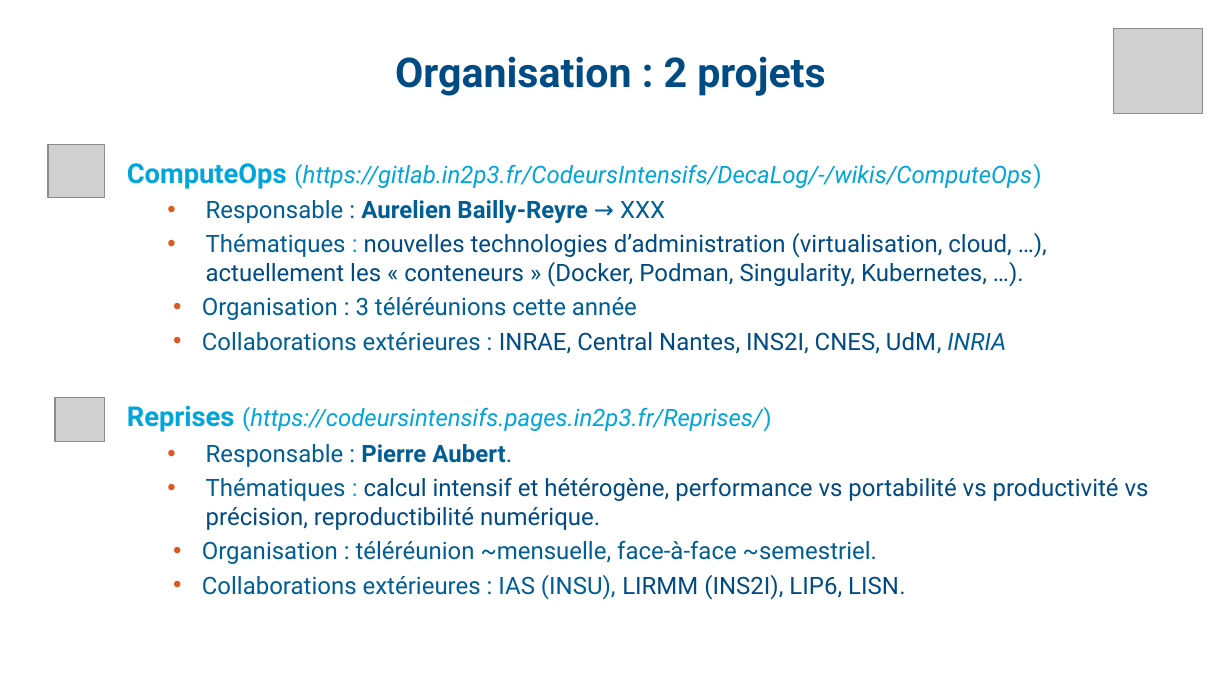
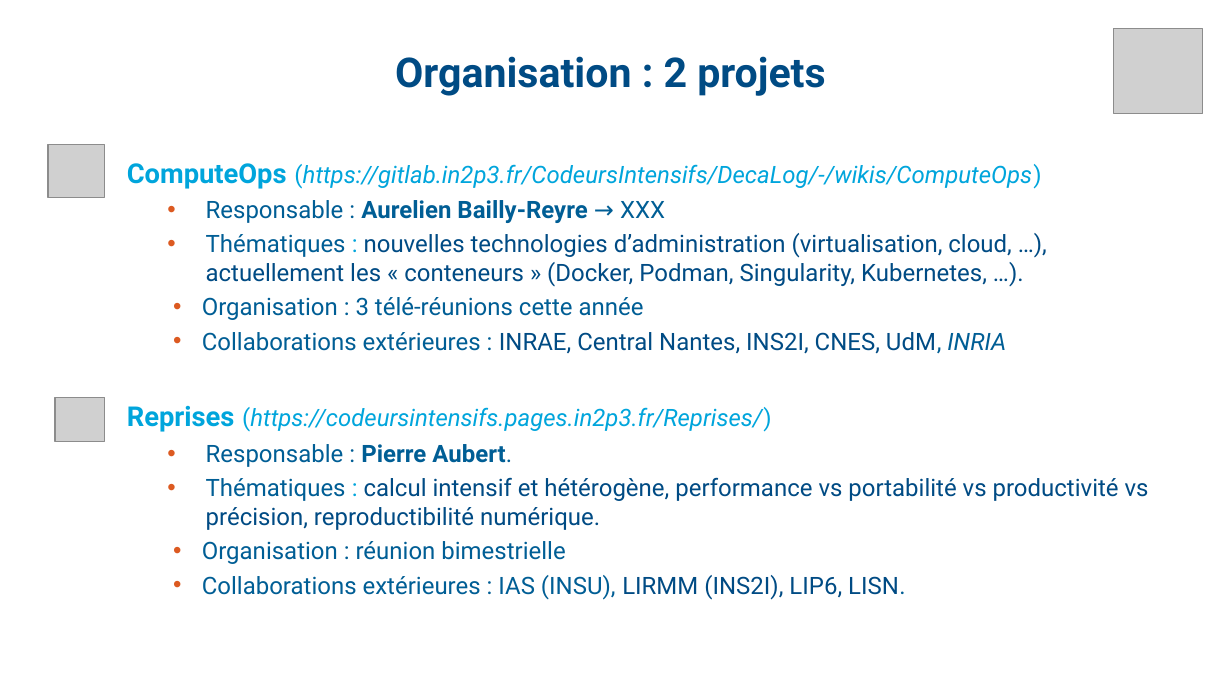
Before and after one commit to fjammes/misc, a slide deck: slide 5 of decalog/decalog-entretien-2024.odp. Drawn at 1232x693 pixels with LibreOffice and Linux fonts; fonts in the diff are those of the drawing; grey boxes stand for pictures. Boxes give left, top, right and bottom in pixels: in the first picture for what was removed or moved away, otherwise in the second. Text is boxed around its words. In the diff, an @@ line names an element or a change of style, - is before the commit and + after.

```diff
--- a/decalog/decalog-entretien-2024.odp
+++ b/decalog/decalog-entretien-2024.odp
@@ text at [202,297,644,320]: text changed @@
-  • Organisation : 3 téléréunions cette année
+  • Organisation : 3 télé-réunions cette année
@@ text at [202,541,565,564]: text changed @@
-  • Organisation : téléréunion ~mensuelle, face-à-face ~semestriel.
+  • Organisation : réunion bimestrielle
```
Also in this commit, not shown: 14 other slides changed, 3 other files.
